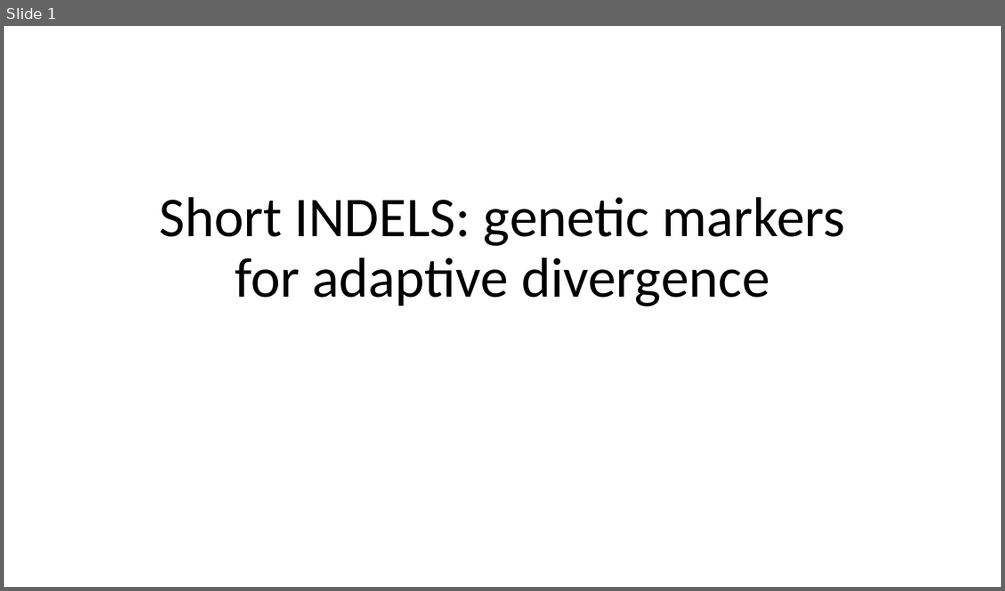
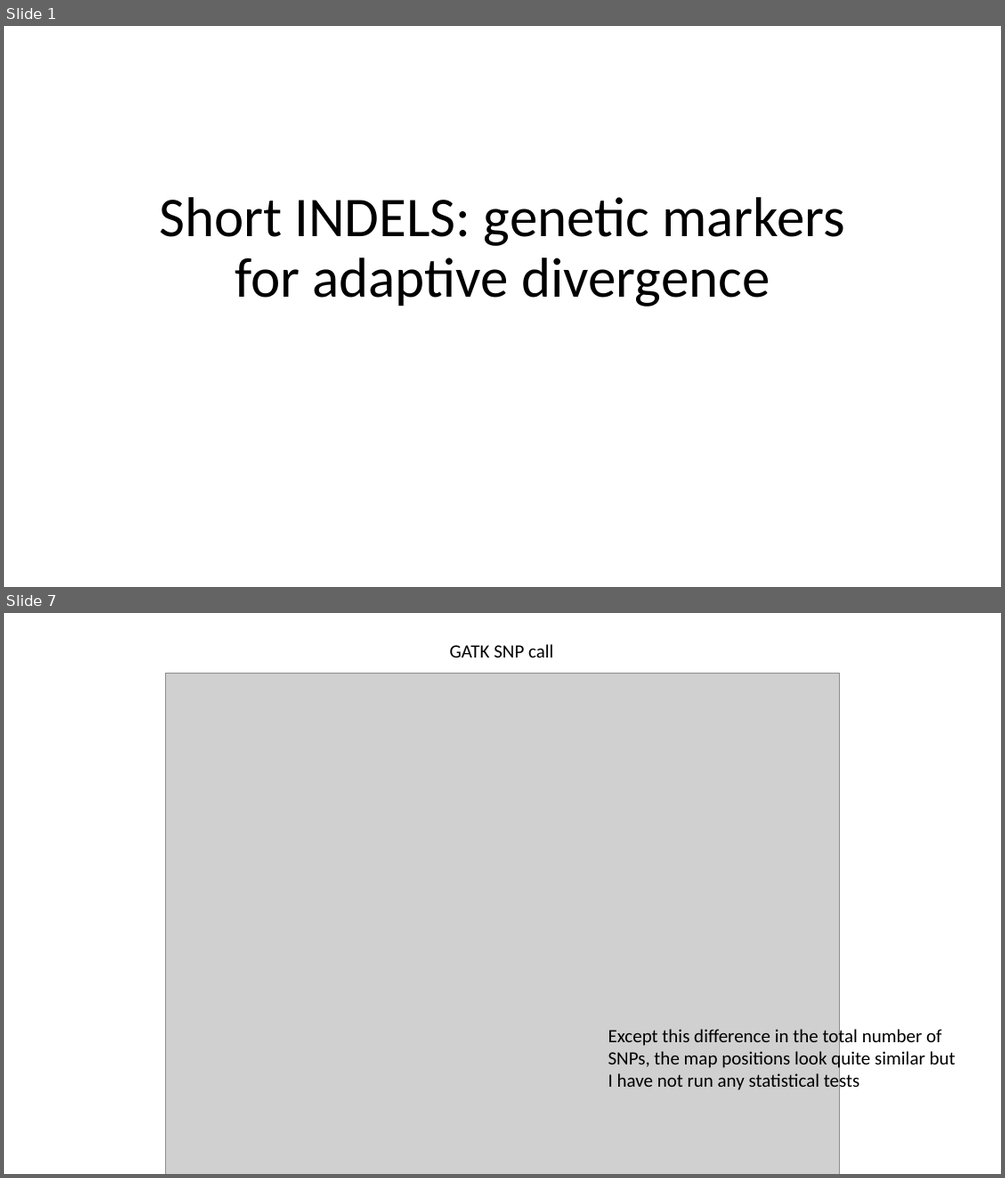
Before and after one commit to sam0per/Littorina_saxatilis_short_variants, a slide deck: short_genetic_variants/docs/short_indels.pptx. Shown one above the other, each under a label of ours: slide 1 before the commit, slides 1 and 7 after it; the slides between them are not shown. The pictures are 1005x591 and 1005x1178 pixels, drawn with LibreOffice and Linux fonts; fonts in the diff are those of the drawing; grey boxes stand for pictures. Boxes give left, top, right and bottom in pixels: in the first picture for what was removed or moved away, otherwise in the second. Text is boxed around its words. In the diff, an @@ line names an element or a change of style, - is before the commit and + after.

```diff
--- a/short_genetic_variants/docs/short_indels.pptx
+++ b/short_genetic_variants/docs/short_indels.pptx
@@ slide 7 added at box(4, 613, 1001, 1174), background #FFFFFF @@
@@ text added at box(450, 644, 553, 657), 18 pt, text #000000 @@
+GATK SNP call
@@ picture added at box(165, 674, 840, 1174) @@
@@ text added at box(608, 1026, 955, 1093), 18 pt, text #000000 @@
+Except this difference in the total number of SNPs, the map positions look quite similar but I have not run any statistical tests
```
Also in this commit, not shown: 2 slides changed, 7 other slides added, 1 slide removed, 3 other files.
